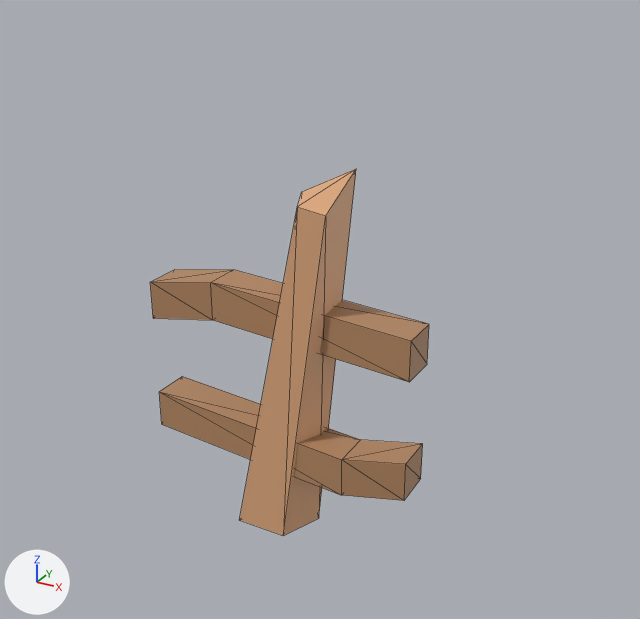
The glTF model assets/models/infra/fence_3.glb, before and after one commit.
Before and after are seen from a camera (50 mm lens) standing at (2.8, -4.58, 3.97) and looking at (0.24, 0.08, 1.64). Every picture has the same lights, and +X, +Y and +Z are marked at lower left. The first picture is the older version. Mesh edges are drawn as thin lines. Vertices at exactly the same position are counted once.

In view in the first picture: 'fence_3'.
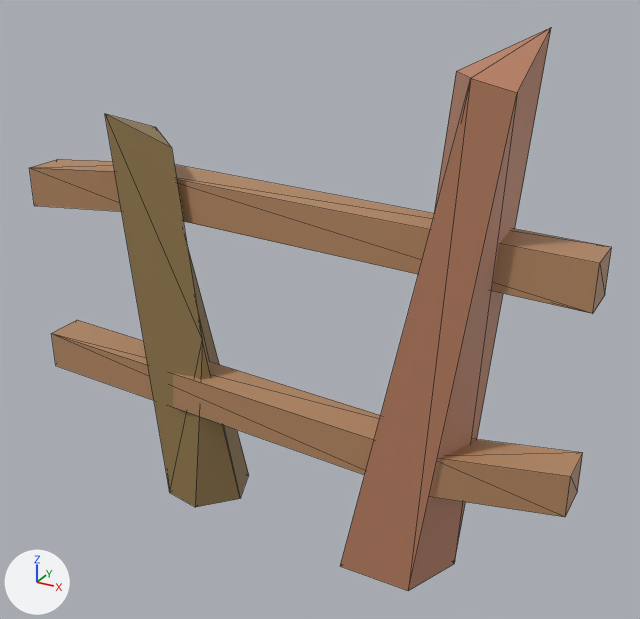
Location of each change, (x1, y1, x2, y2) in pixels of the pictures (640 x 619 px; the box of a moved part takes in the faces that stretch with it):
```json
{"object": "fence_3", "change": "reshaped, moved, rescaled", "before": [150, 169, 429, 536], "after": [29, 28, 612, 591], "on screen": "109% wider, 53% taller"}
{"part": 1, "of": "me_cube_009", "change": "moved or reshaped", "before": [240, 169, 356, 536], "after": [340, 28, 551, 591]}
{"part": 2, "of": "me_cube_009", "change": "rebuilt", "before": [159, 376, 423, 500], "after": [52, 320, 583, 517], "on screen": "101% wider, 58% taller"}
{"part": 3, "of": "me_cube_009", "change": "built on", "before": [150, 269, 429, 382], "after": [29, 114, 612, 507]}
```

The change, as JSON lines over the scene's bpy script:
```json
{"op": "add", "block": "mat_fence_post_4", "code": ["mat_fence_post_4 = principled_material('fence_post_4')", "mat_fence_post_4.base_color = (0.496, 0.22, 0.126)  # orange #bb8163"]}
{"op": "add", "block": "mat_fence_post", "code": ["mat_fence_post = principled_material('fence_post')", "mat_fence_post.base_color = (0.305, 0.205, 0.0821)  # brown #967d51"]}
{"block": "me_cube_009", "where": "# used by ob_fence_3; location = (0.0, 0.0, 0.998); scale = (0.247, 0.241, 1.0)"}
{"op": "remove", "block": "me_cube_009", "code": "me_cube_009.from_pydata(...)  # 34 vertices, 56 faces; spans x -3.98..3.98, y -1.03..0.89, z -1.0..1.57"}
{"op": "add", "block": "me_cube_009", "code": "me_cube_009.from_pydata(...)  # 44 vertices, 72 faces; spans x -3.98..3.98, y -0.68..0.62, z -1.1..0.61"}
{"block": "me_cube_009", "change": "me_cube_009 part 1: the loose piece of 10 vertices spanning x -1.0..1.74, y -1.03..0.89, z -1.0..1.57 is scaled about its middle by 0.66, then moved by (1.76, 0.02, -0.53), in mat_fence_post_4 (orange #bb8163)"}
{"block": "me_cube_009", "change": "me_cube_009 part 2: the loose piece of 12 vertices spanning x -3.98..3.98, y -0.95..0.57, z -0.51..-0.19 is rebuilt with 12 vertices and now spans x -3.98..3.98, y -0.59..0.29, z -0.73..-0.57"}
{"block": "me_cube_009", "change": "me_cube_009 part 3"}
{"block": "me_cube_009", "change": "12 vertices are removed from x -3.98..3.98, y -0.57..0.81, z 0.4..0.74"}
{"block": "me_cube_009", "change": "20 faces are deleted"}
{"block": "me_cube_009", "change": "16 vertices are added at x -3.98..3.98, y -0.62..0.62, z -1.1..0.31"}
{"block": "me_cube_009", "change": "6 new vertices lie (0.0, 0.0, 0.14) away from vertices in x -3.98..3.98, y -0.29..0.45, z -0.07..-0.04"}
{"block": "me_cube_009", "change": "20 new faces join them, mat_fence_rails (orange #b48863)"}
{"block": "me_cube_009", "change": "16 new faces join them, mat_fence_post (brown #967d51)"}
{"op": "remove", "block": "me_cube_009", "code": "me_cube_009.materials.append(mat_fence_post_3)  # beige #e2ac80"}
{"op": "add", "block": "me_cube_009", "code": "me_cube_009.materials.append(mat_fence_post_4)  # orange #bb8163"}
{"op": "add", "block": "me_cube_009", "code": "me_cube_009.materials.append(mat_fence_post)  # brown #967d51"}
{"op": "set", "path": "ob_fence_3.location", "old": "(0.0, 0.0, 0.998)", "new": "(0.0, 0.0, 2.212)"}
{"op": "set", "path": "ob_fence_3.scale", "old": "(0.247, 0.241, 1.0)", "new": "(0.503, 0.491, 2.04)"}
```
